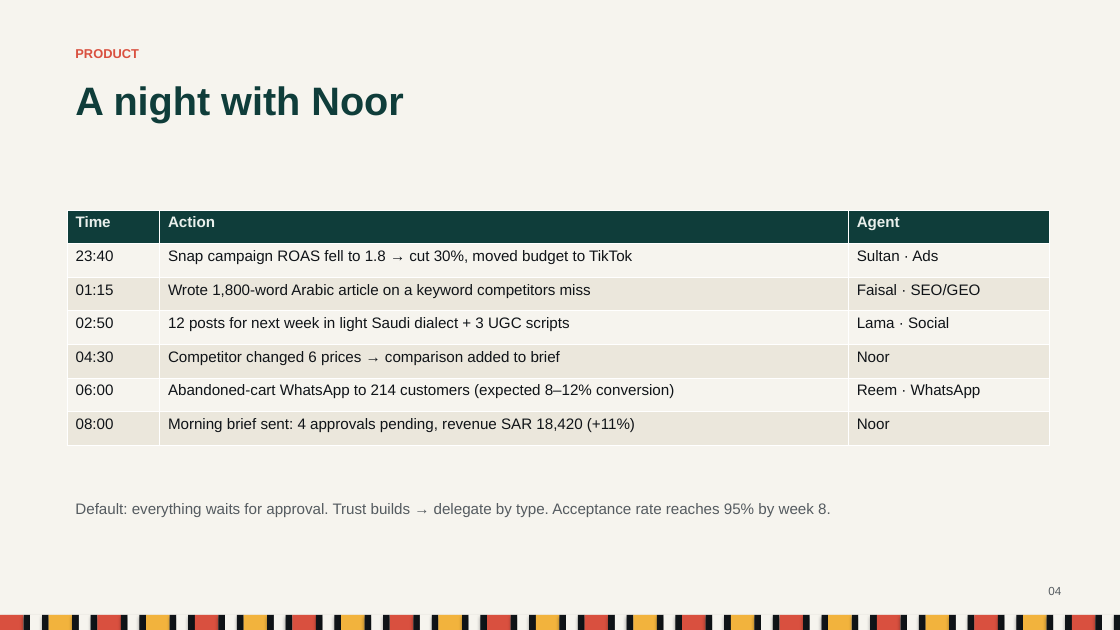
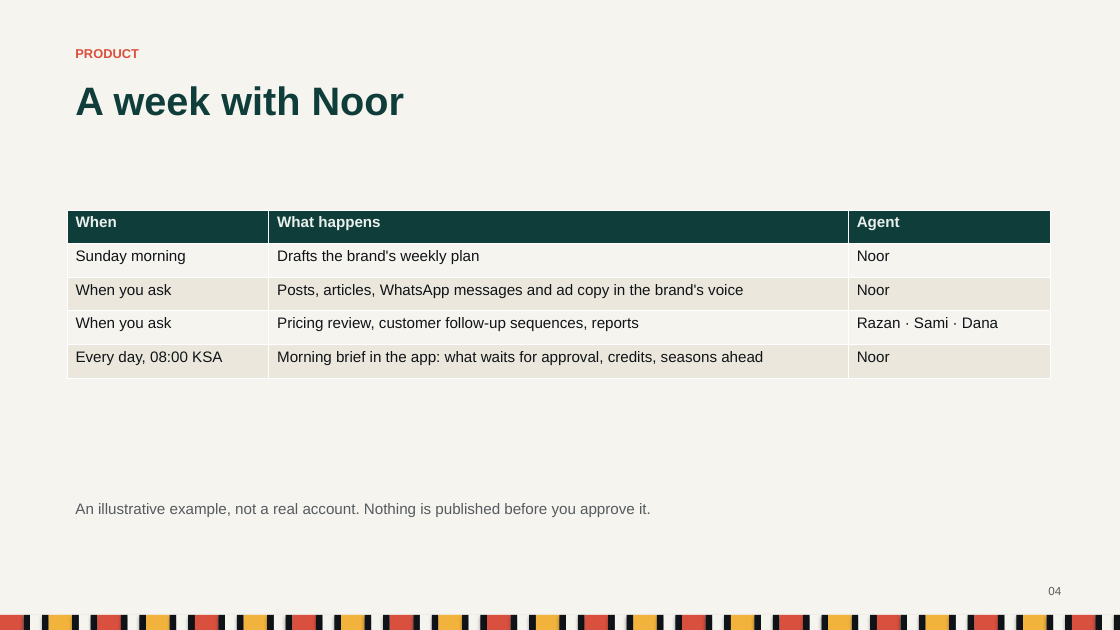
Before and after one commit to iAbulkhair/Nashr, a slide deck: slide 4 of docs/Nashr_Pitch_Deck.pptx. Drawn at 1120x630 pixels with LibreOffice and Linux fonts; fonts in the diff are those of the drawing. Boxes give left, top, right and bottom in pixels: in the first picture for what was removed or moved away, otherwise in the second. Text is boxed around its words. In the diff, an @@ line names an element or a change of style, - is before the commit and + after.

```diff
--- a/docs/Nashr_Pitch_Deck.pptx
+++ b/docs/Nashr_Pitch_Deck.pptx
@@ text at [75, 86, 404, 116]: text changed @@
-A night with Noor
+A week with Noor
@@ table at [67, 210, 1050, 378] @@
-row 1: Time | Action | Agent
-row 2: 23:40 | Snap campaign ROAS fell to 1.8 → cut 30%, moved budget to TikTok | Sultan · Ads
-row 3: 01:15 | Wrote 1,800-word Arabic article on a keyword competitors miss | Faisal · SEO/GEO
-row 4: 02:50 | 12 posts for next week in light Saudi dialect + 3 UGC scripts | Lama · Social
-row 5: 04:30 | Competitor changed 6 prices → comparison added to brief | Noor
-row 6: 06:00 | Abandoned-cart WhatsApp to 214 customers (expected 8–12% conversion) | Reem · WhatsApp
-row 7: 08:00 | Morning brief sent: 4 approvals pending, revenue SAR 18,420 (+11%) | Noor
+row 1: When | What happens | Agent
+row 2: Sunday morning | Drafts the brand's weekly plan | Noor
+row 3: When you ask | Posts, articles, WhatsApp messages and ad copy in the brand's voice | Noor
+row 4: When you ask | Pricing review, customer follow-up sequences, reports | Razan · Sami · Dana
+row 5: Every day, 08:00 KSA | Morning brief in the app: what waits for approval, credits, seasons ahead | Noor
@@ text at [75, 503, 651, 517]: text changed @@
-Default: everything waits for approval. Trust builds → delegate by type. Acceptance rate reaches 95% by week 8.
+An illustrative example, not a real account. Nothing is published before you approve it.
```
Also in this commit, not shown: 7 other slides changed, 12 other files.
